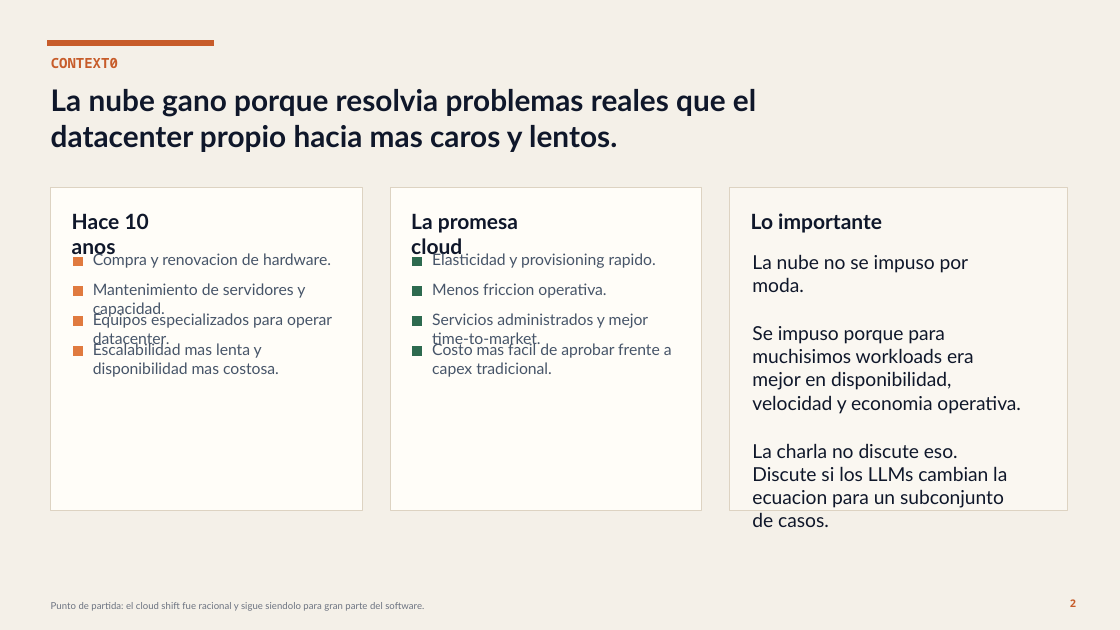
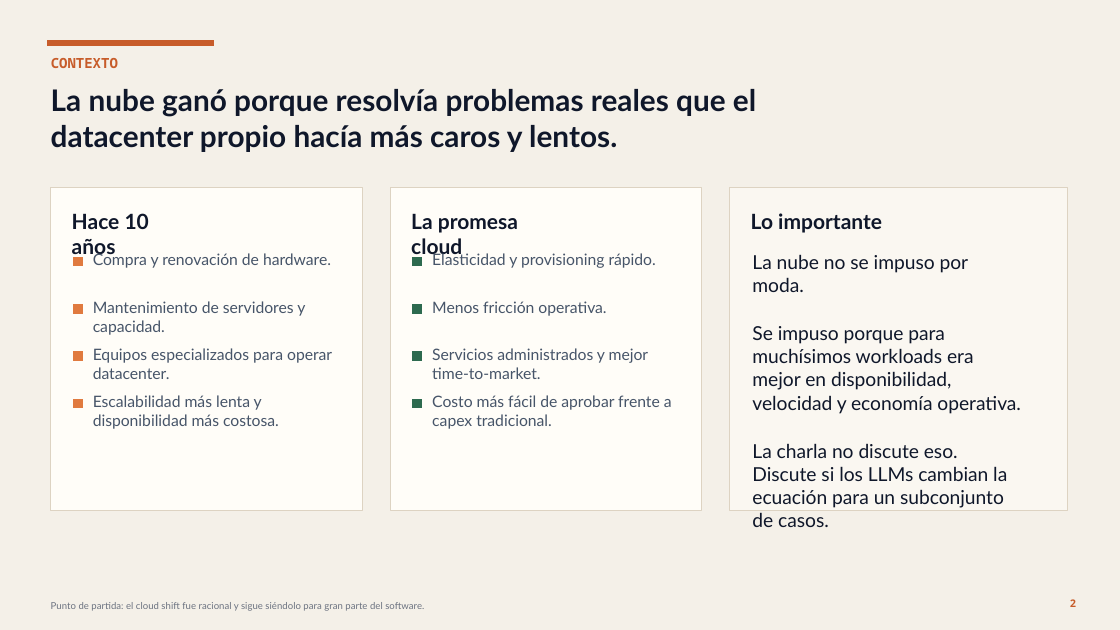
Before and after one commit to Maku-alt/charlas, a slide deck: slide 2 of El Eterno Retorno/El-Eterno-Retorno.pptx. Drawn at 1120x630 pixels with LibreOffice and Linux fonts; fonts in the diff are those of the drawing. Boxes give left, top, right and bottom in pixels: in the first picture for what was removed or moved away, otherwise in the second. Text is boxed around its words. In the diff, an @@ line names an element or a change of style, - is before the commit and + after.

```diff
--- a/El Eterno Retorno/El-Eterno-Retorno.pptx
+++ b/El Eterno Retorno/El-Eterno-Retorno.pptx
@@ text at bbox=[51, 58, 118, 68]: text changed @@
-CONTEXT0
+CONTEXTO
@@ text at bbox=[51, 89, 756, 152]: text changed @@
-La nube gano porque resolvia problemas reales que el datacenter propio hacia mas caros y lentos.
+La nube ganó porque resolvía problemas reales que el datacenter propio hacía más caros y lentos.
@@ text at bbox=[72, 213, 149, 259]: text changed @@
-Hace 10 anos
+Hace 10 años
@@ text at bbox=[93, 251, 331, 268]: text changed @@
-Compra y renovacion de hardware.
+Compra y renovación de hardware.
@@ text at bbox=[432, 251, 656, 268]: text changed @@
-Elasticidad y provisioning rapido.
+Elasticidad y provisioning rápido.
@@ text "Mantenimiento de servidores y capacidad.": place and size @@
-text "Mantenimiento de servidores y capacidad." at bbox=[93, 283, 305, 318]
+text "Mantenimiento de servidores y capacidad." at bbox=[93, 301, 305, 335]
@@ rectangle: place and size @@
-rectangle at bbox=[74, 287, 82, 296]
+rectangle at bbox=[74, 304, 82, 313]
@@ rectangle: place and size @@
-rectangle at bbox=[413, 287, 422, 296]
+rectangle at bbox=[413, 304, 422, 313]
@@ text at bbox=[432, 301, 606, 316]: text changed @@
-Menos friccion operativa.
+Menos fricción operativa.
@@ text at bbox=[752, 326, 1021, 527]: text changed @@
-Se impuso porque para muchisimos workloads era mejor en disponibilidad, velocidad y economia operativa.
-La charla no discute eso. Discute si los LLMs cambian la ecuacion para un subconjunto de casos.
+Se impuso porque para muchísimos workloads era mejor en disponibilidad, velocidad y economía operativa.
+La charla no discute eso. Discute si los LLMs cambian la ecuación para un subconjunto de casos.
@@ rectangle: place and size @@
-rectangle at bbox=[74, 317, 82, 325]
+rectangle at bbox=[74, 352, 82, 360]
@@ text "Equipos especializados para operar datacenter." rewrapped from bbox=[93, 311, 332, 348] to bbox=[93, 348, 332, 379] @@
@@ rectangle: place and size @@
-rectangle at bbox=[413, 317, 422, 325]
+rectangle at bbox=[413, 352, 422, 360]
@@ text "Servicios administrados y mejor time-to-market." rewrapped from bbox=[432, 313, 649, 348] to bbox=[432, 348, 649, 379] @@
@@ rectangle: place and size @@
-rectangle at bbox=[74, 346, 82, 355]
+rectangle at bbox=[74, 399, 82, 408]
@@ text at bbox=[93, 395, 279, 429]: text changed @@
-Escalabilidad mas lenta y disponibilidad mas costosa.
+Escalabilidad más lenta y disponibilidad más costosa.
@@ rectangle: place and size @@
-rectangle at bbox=[413, 346, 422, 355]
+rectangle at bbox=[413, 399, 422, 408]
@@ text at bbox=[432, 395, 672, 429]: text changed @@
-Costo mas facil de aprobar frente a capex tradicional.
+Costo más fácil de aprobar frente a capex tradicional.
```
Also in this commit, not shown: 8 other slides changed, 1 slide added, 16 other files.
